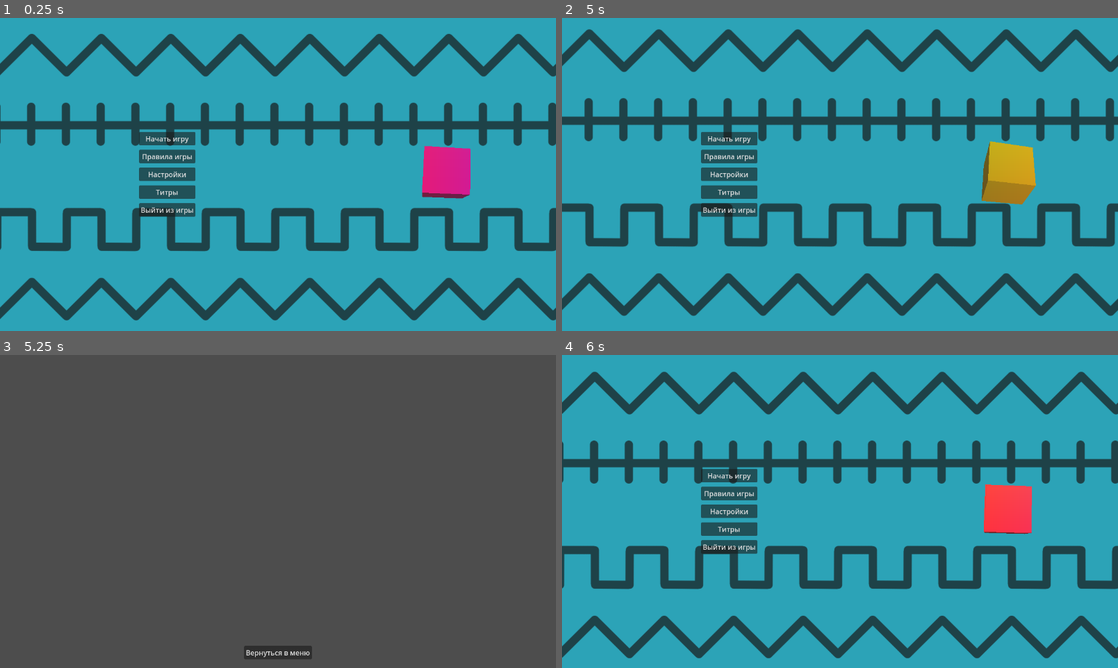
Above: before the commit, frames 1-4 (two rows, left to right).
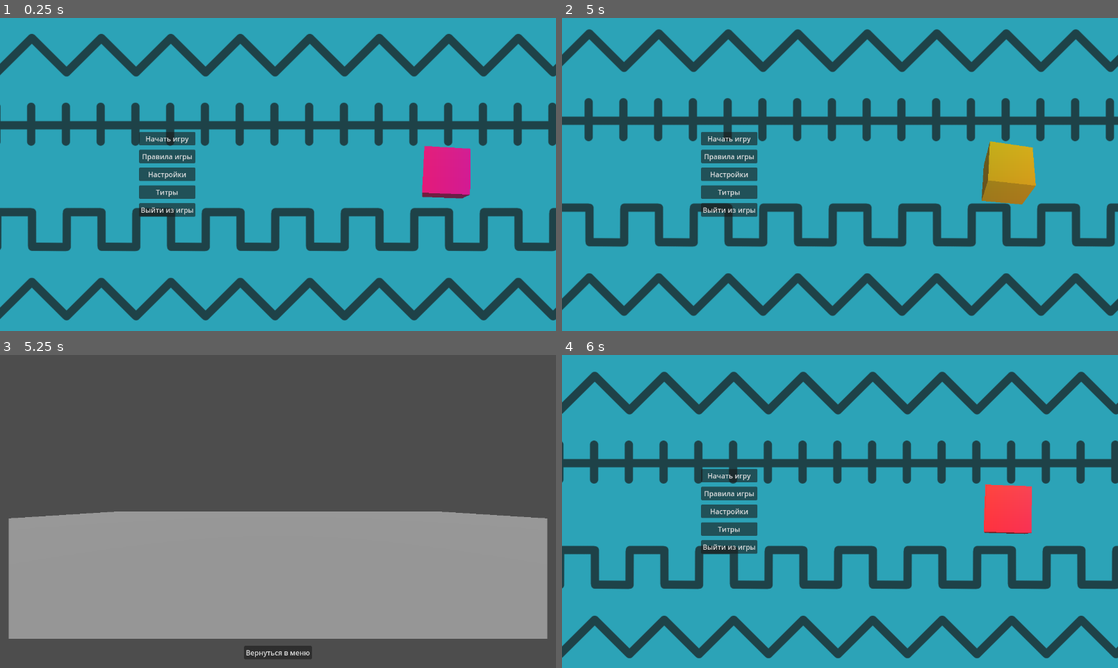
Above: after the commit, the same moments.

Repository: Salenhard/Interactive-graphic-systems
Game: Godot game, scene res://Scenes/main_menu.tscn
Same seed, same stepped clock (60 frames per second), same inputs: the game is played once before the commit and once after it.
Inputs:
- Up to frame 1 (0.25 s): no input
- Up to frame 2 (5 s): click "Начать игру" at 0.5 s; click "Начать игру" at 1.25 s; click "Правила игры" at 2 s; click "Вернуться в меню" at 2.75 s; click "Настройки" at 3.5 s; click "Вернуться в меню" at 4.25 s
- Up to frame 3 (5.25 s): click "Титры" at 5 s
- Up to frame 4 (6 s): click "Вернуться в меню" at 5.75 s

Frames 1-2 are identical in both runs. In frame 3, 39% of the frame differs, in the area x 1-99%, y 50-91%; in frame 4, nothing differs.

Commit message:
Dropping scene added cam and light

Diff:
--- a/Lab-s/3/Godot/Scenes/dropings.tscn
+++ b/Lab-s/3/Godot/Scenes/dropings.tscn
@@ -15,3 +15,9 @@
 [node name="MeshInstance3D" type="MeshInstance3D" parent="Floor"]
 transform = Transform3D(15, 0, 0, 0, 15, 0, 0, 0, 15, 0, 0, 0)
 mesh = SubResource("PlaneMesh_ldcte")
+
+[node name="Camera3D" type="Camera3D" parent="."]
+transform = Transform3D(1, 0, 0, 0, 1, 0, 0, 0, 1, 0, 0.95329, 1.94645)
+
+[node name="DirectionalLight3D" type="DirectionalLight3D" parent="."]
+transform = Transform3D(1, 0, 0, 0, 0.00495666, 0.999988, 0, -0.999988, 0.00495666, 0, 5.39649, 0)
